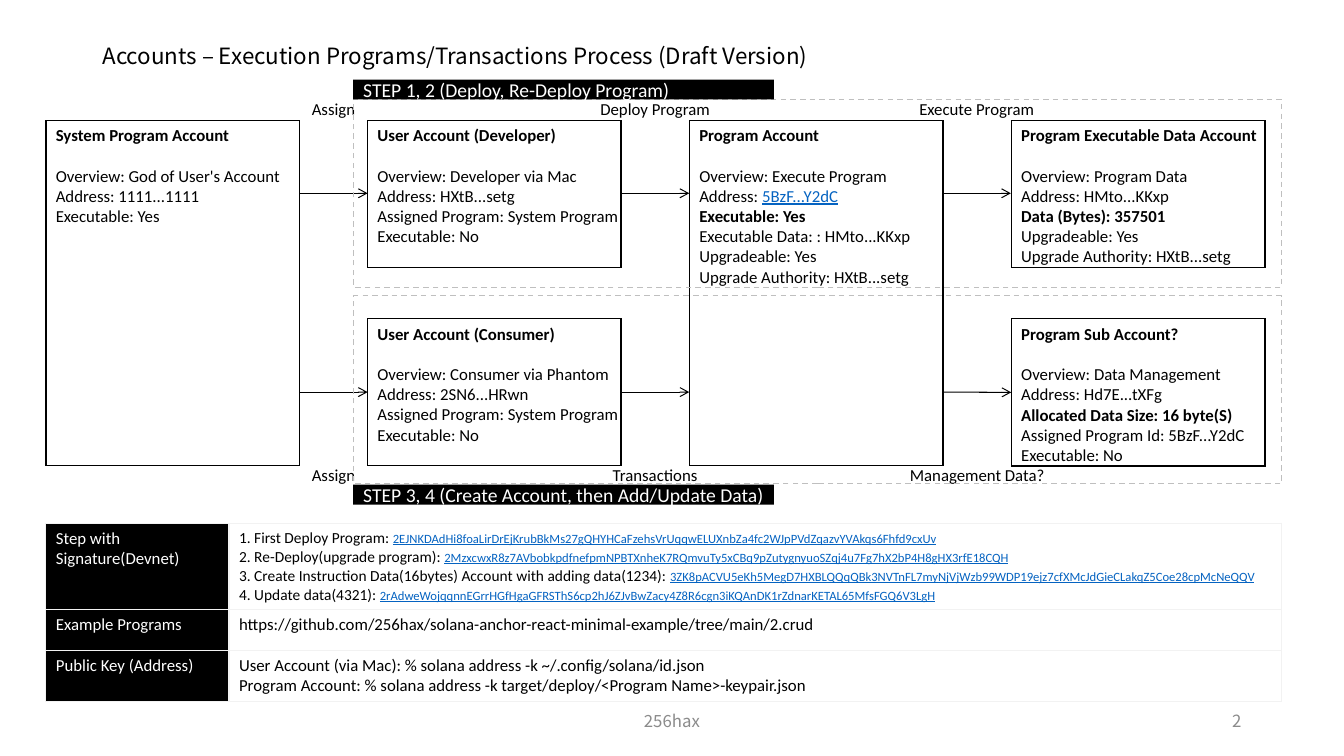
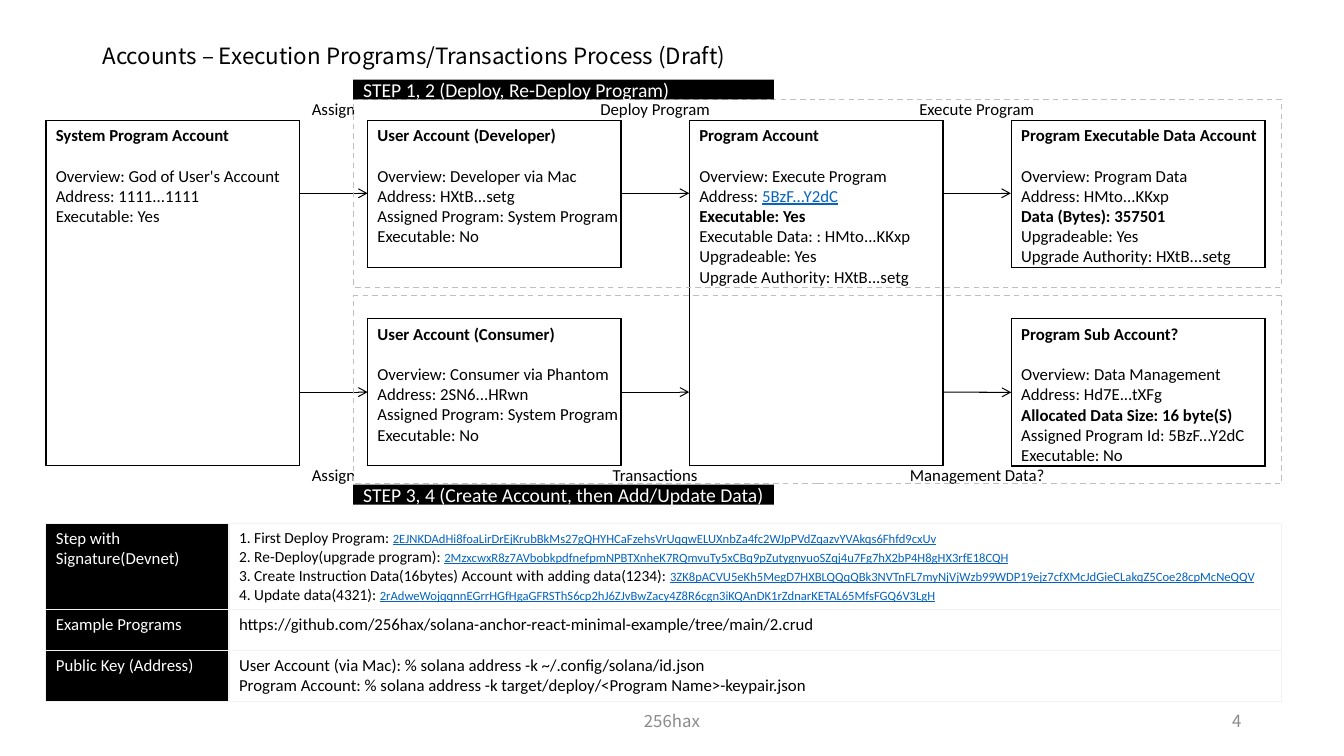
Before and after one commit to SmartGru25/Solana-React-Minimal, a slide deck: slide 5 of docs/Solana_Blockchain_Outline_Figure.pptx (slide 3 before the commit). Drawn at 1344x756 pixels with LibreOffice and Linux fonts; fonts in the diff are those of the drawing. Boxes give left, top, right and bottom in pixels: in the first picture for what was removed or moved away, otherwise in the second. Text is boxed around its words. In the diff, an @@ line names an element or a change of style, - is before the commit and + after.

```diff
--- a/docs/Solana_Blockchain_Outline_Figure.pptx
+++ b/docs/Solana_Blockchain_Outline_Figure.pptx
@@ title at [102, 46, 725, 70]: text changed @@
-Accounts – Execution Programs/Transactions Process (Draft Version)
+Accounts – Execution Programs/Transactions Process (Draft)
@@ page number at [1232, 715, 1241, 727]: text changed @@
-2
+4
```
Also in this commit, not shown: 3 other slides changed, 2 slides added.
